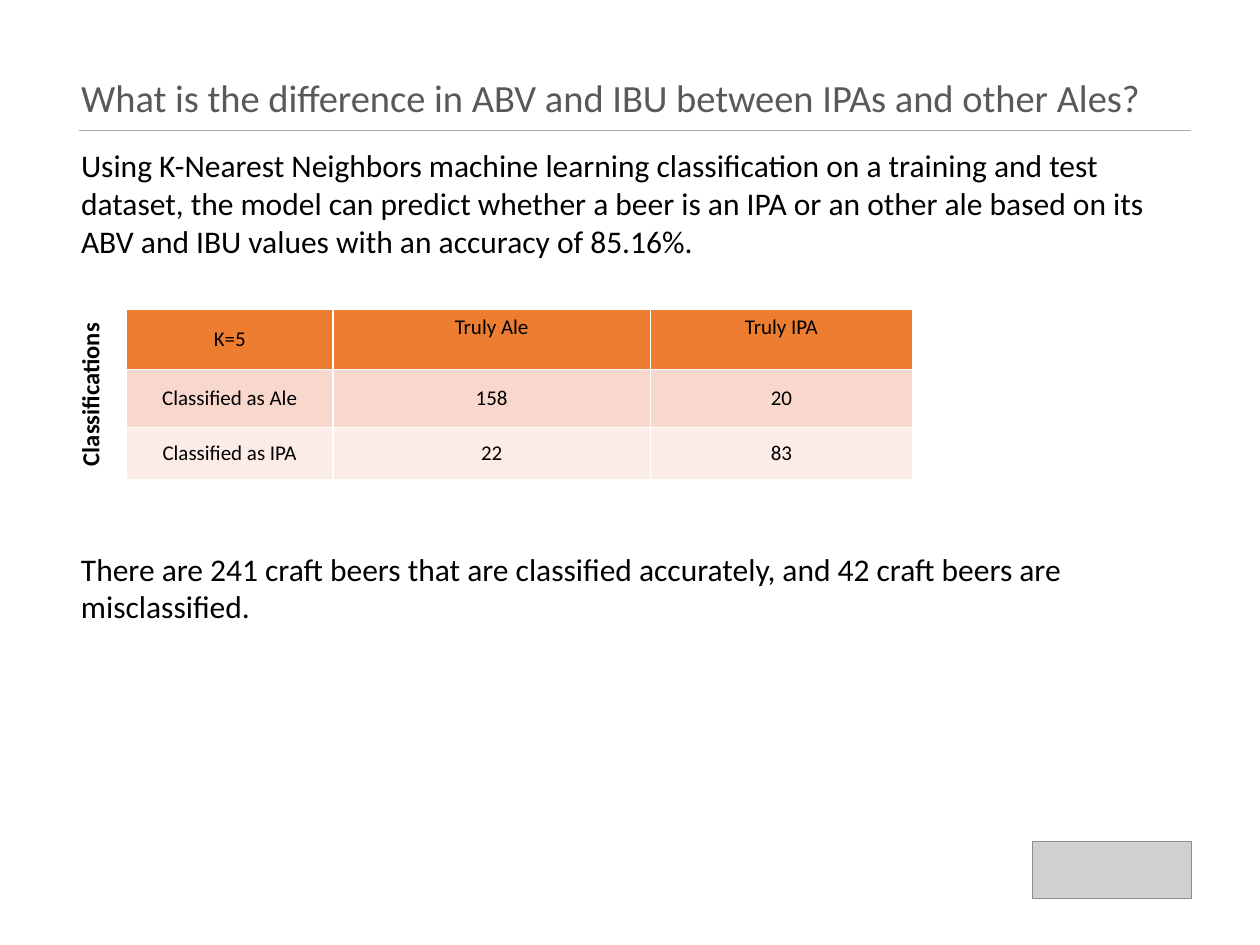
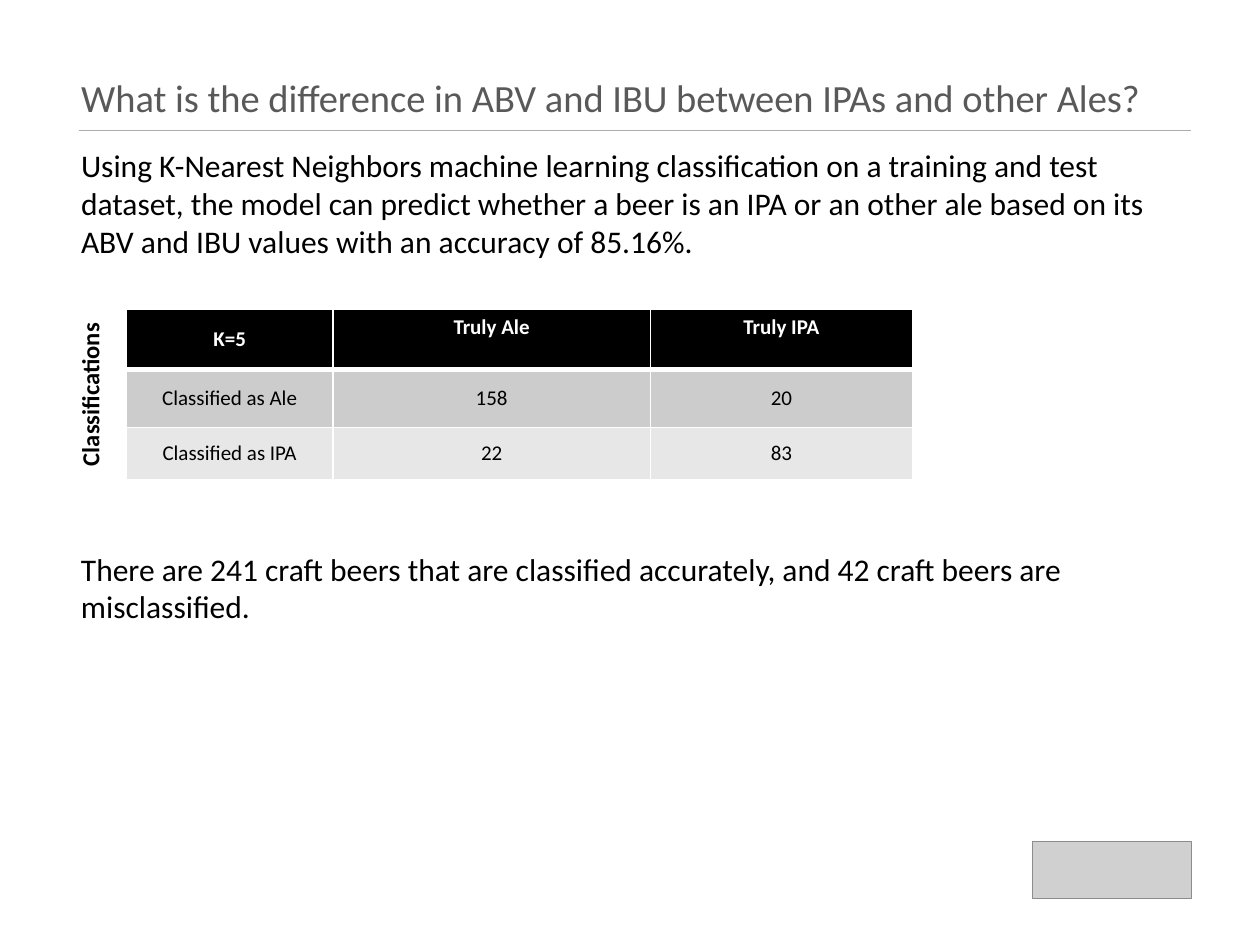
Before and after one commit to kristxh/6306-CaseStudy1-Beer, a slide deck: slide 11 of case_study_1_budweiser.pptx. Drawn at 1260x945 pixels with LibreOffice and Linux fonts; fonts in the diff are those of the drawing; grey boxes stand for pictures. Boxes give left, top, right and bottom in pixels: in the first picture for what was removed or moved away, otherwise in the second. Text is boxed around its words. In the diff, an @@ line names an element or a change of style, - is before the commit and + after.

```diff
--- a/case_study_1_budweiser.pptx
+++ b/case_study_1_budweiser.pptx
@@ table at (126, 310, 912, 480) @@
@@ fill #ED7D31 to #000000 in row 1 @@
@@ fill #F8D7CE to #CCCCCC in row 2 @@
@@ fill #FCECE8 to #E7E7E7 in row 3 @@
@@ text colour #000000 to #FFFFFF, bold on in "K=5", "Truly Ale", "Truly IPA" @@
```
Also in this commit, not shown: 4 other slides changed.
